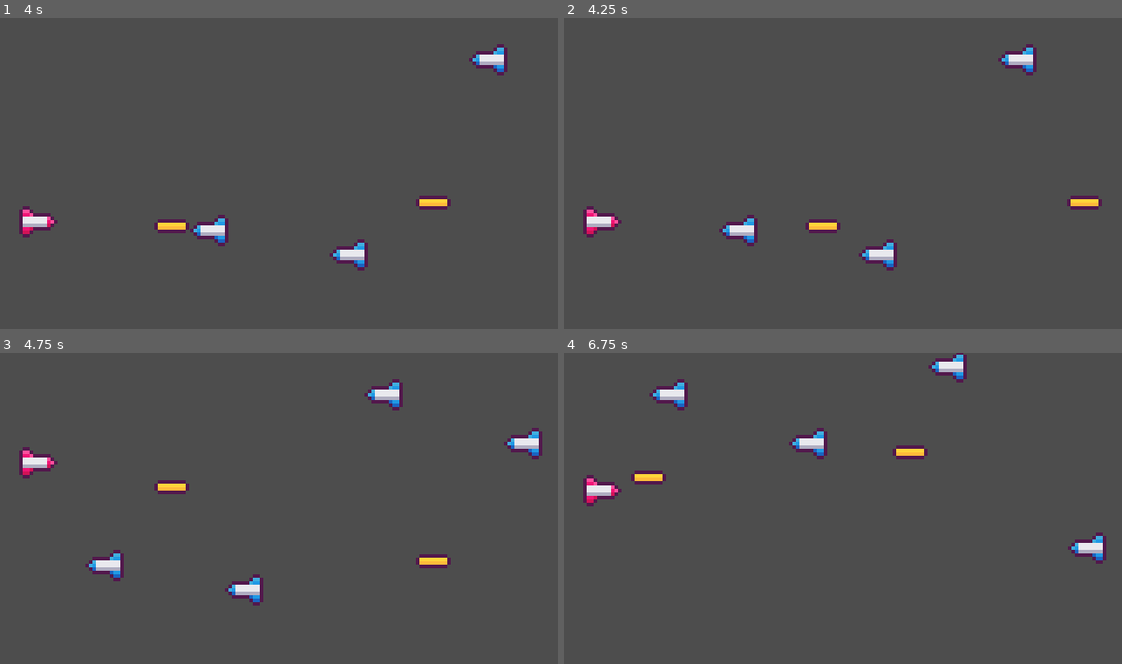
Above: before the commit, frames 1-4 (two rows, left to right).
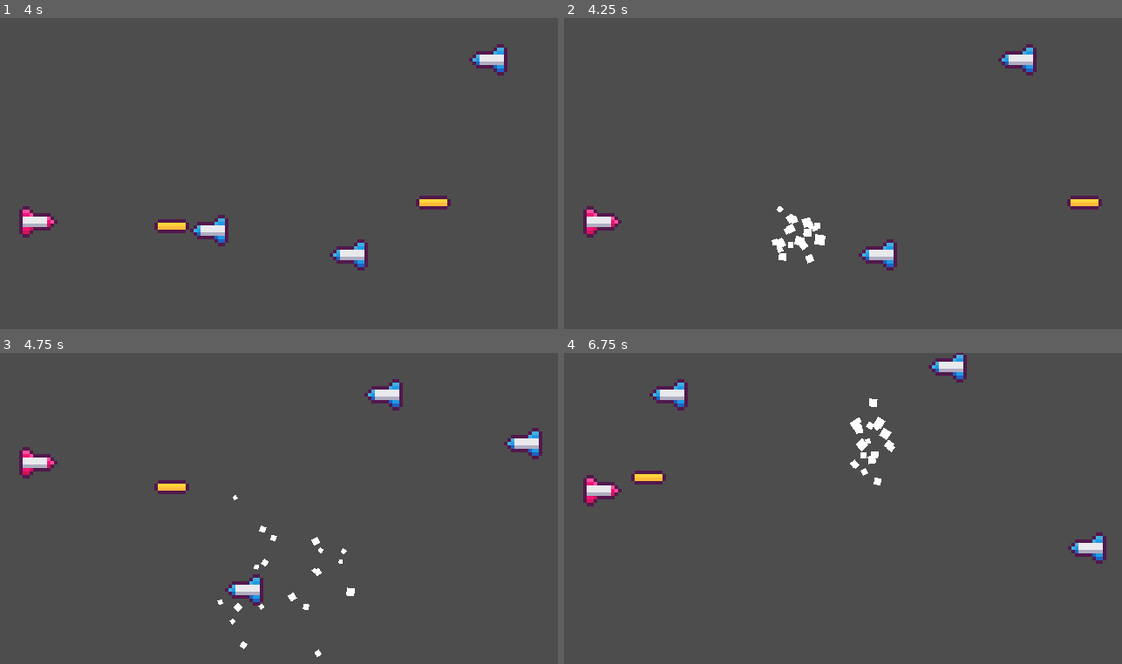
Above: after the commit, the same moments.

Repository: muhammad-kal/Godot-SpaceScroller
Game: Godot game, scene res://main.tscn
Same seed, same stepped clock (60 frames per second), same inputs: the game is played once before the commit and once after it.
Inputs (mouse positions are in pixels of both pictures, inside the frame that each line leads up to):
- Up to frame 1 (4 s): tap Enter at 0.5 s; move the mouse to (401, 157) at 0.52 s; click (401, 157) at 0.6 s; move the mouse to (167, 189) at 1.27 s; click (167, 189) at 1.35 s; move the mouse to (334, 105) at 2.02 s; click (334, 105) at 2.1 s; move the mouse to (251, 238) at 2.77 s; click (251, 238) at 2.85 s; move the mouse to (446, 223) at 3.52 s; click (446, 223) at 3.6 s
- Up to frame 2 (4.25 s): no input
- Up to frame 3 (4.75 s): move the mouse to (111, 461) at 4.27 s; click (111, 461) at 4.35 s
- Up to frame 4 (6.75 s): move the mouse to (870, 508) at 5.02 s; click (870, 508) at 5.1 s; move the mouse to (759, 430) at 5.77 s; click (759, 430) at 5.85 s; move the mouse to (965, 492) at 6.52 s; click (965, 492) at 6.6 s

Frame 1 is identical in both runs. In frame 2, 1.1% of the frame differs, in the area x 27-50%, y 60-79%; in frame 3, 1.0%; in frame 4, 1.2%, in the area x 40-66%, y 14-43%.

Commit message:
Partikel Sistem

Diff:
--- /dev/null
+++ b/Global.gd
@@ -0,0 +1,3 @@
+extends Node
+
+var main = null
--- /dev/null
+++ b/Musuh/DeletePartikel.gd
@@ -0,0 +1,4 @@
+extends CPUParticles2D
+
+func _on_timer_timeout() -> void:
+	queue_free()
--- a/Musuh/musuh.gd
+++ b/Musuh/musuh.gd
@@ -2,6 +2,23 @@
 
 const  KECEPATAN =  40
 
+var objPartikelMati = preload("res://Musuh/musuh_mati_partikel.tscn")
+signal partikel_musuh_mati(objPartikel, posPartikel)
+
+func _ready() -> void:
+	if Global.main != null :
+		connect("partikel_musuh_mati", Callable(Global.main, "_spawn_partikel_ketika_musuh_mati"))
 
 func _physics_process(delta: float) -> void:
 	global_position.x -= KECEPATAN * delta
+	jarakTempuh()
+
+func _on_area_2d_area_entered(area: Area2D) -> void:
+	if area.is_in_group("damage_ke_musuh"):
+		emit_signal("partikel_musuh_mati", objPartikelMati, global_position)
+		area.get_parent().queue_free()
+		queue_free()
+
+func jarakTempuh():
+	if global_position.x < -20:
+		queue_free()
--- a/Musuh/musuh.tscn
+++ b/Musuh/musuh.tscn
@@ -15,3 +15,5 @@
 
 [node name="CollisionShape2D" type="CollisionShape2D" parent="Area2D"]
 shape = SubResource("RectangleShape2D_efm8c")
+
+[connection signal="area_entered" from="Area2D" to="." method="_on_area_2d_area_entered"]
--- /dev/null
+++ b/Musuh/musuh_mati_partikel.tscn
@@ -0,0 +1,34 @@
+[gd_scene load_steps=3 format=3 uid="uid://b1ygdmsvx2gpv"]
+
+[ext_resource type="Script" path="res://Musuh/DeletePartikel.gd" id="1_q0lkk"]
+
+[sub_resource type="Curve" id="Curve_3nl2o"]
+min_value = 0.5
+max_value = 1.5
+_data = [Vector2(0.0143541, 1.5), 0.0, 0.0, 0, 0, Vector2(0.521531, 1.37059), 0.0, 0.0, 0, 0, Vector2(1, 0.5), 0.0, 0.0, 0, 0]
+point_count = 3
+
+[node name="musuh_mati_partikel" type="CPUParticles2D"]
+amount = 20
+lifetime = 1.5
+speed_scale = 1.4
+explosiveness = 1.0
+emission_shape = 1
+emission_sphere_radius = 1.0
+spread = 70.0
+gravity = Vector2(0, 0)
+initial_velocity_min = 10.0
+initial_velocity_max = 40.0
+angular_velocity_min = 10.0
+angular_velocity_max = 200.0
+angle_min = -1.4
+angle_max = 134.0
+scale_amount_max = 2.0
+scale_amount_curve = SubResource("Curve_3nl2o")
+script = ExtResource("1_q0lkk")
+
+[node name="Timer" type="Timer" parent="."]
+process_callback = 0
+autostart = true
+
+[connection signal="timeout" from="Timer" to="." method="_on_timer_timeout"]
--- a/Player/peluru.gd
+++ b/Player/peluru.gd
@@ -4,3 +4,8 @@
 
 func _process(delta: float) -> void:
 	global_position.x += 100 * delta
+	jarakTempuh()
+
+func jarakTempuh():
+	if global_position.x > 180 :
+		queue_free()
--- a/Player/peluru.tscn
+++ b/Player/peluru.tscn
@@ -10,7 +10,7 @@
 texture = ExtResource("1_c7mxu")
 script = ExtResource("2_autvj")
 
-[node name="Area" type="Area2D" parent="."]
+[node name="Area" type="Area2D" parent="." groups=["damage_ke_musuh"]]
 
 [node name="CollisionShape2D" type="CollisionShape2D" parent="Area"]
 shape = SubResource("RectangleShape2D_40cry")
--- a/main.gd
+++ b/main.gd
@@ -1,4 +1,15 @@
 extends Node2D
+
+func _ready() -> void:
+	Global.main = self
+
+func _exit_tree() -> void:
+	Global.main = null
+
+func _spawn_partikel_ketika_musuh_mati(objPartikel, posPeluru):
+	var partikelInstance = objPartikel.instantiate()
+	add_child(partikelInstance)
+	partikelInstance.global_position = posPeluru
 
 func _on_player_signal_nembak(objPeluru: Variant, posPeluru: Variant) -> void:
 	var peluruInstance = objPeluru.instantiate()
--- a/project.godot
+++ b/project.godot
@@ -14,6 +14,10 @@
 run/main_scene="res://main.tscn"
 config/features=PackedStringArray("4.3", "GL Compatibility")
 config/icon="res://icon.svg"
+
+[autoload]
+
+Global="*res://Global.gd"
 
 [display]
 
